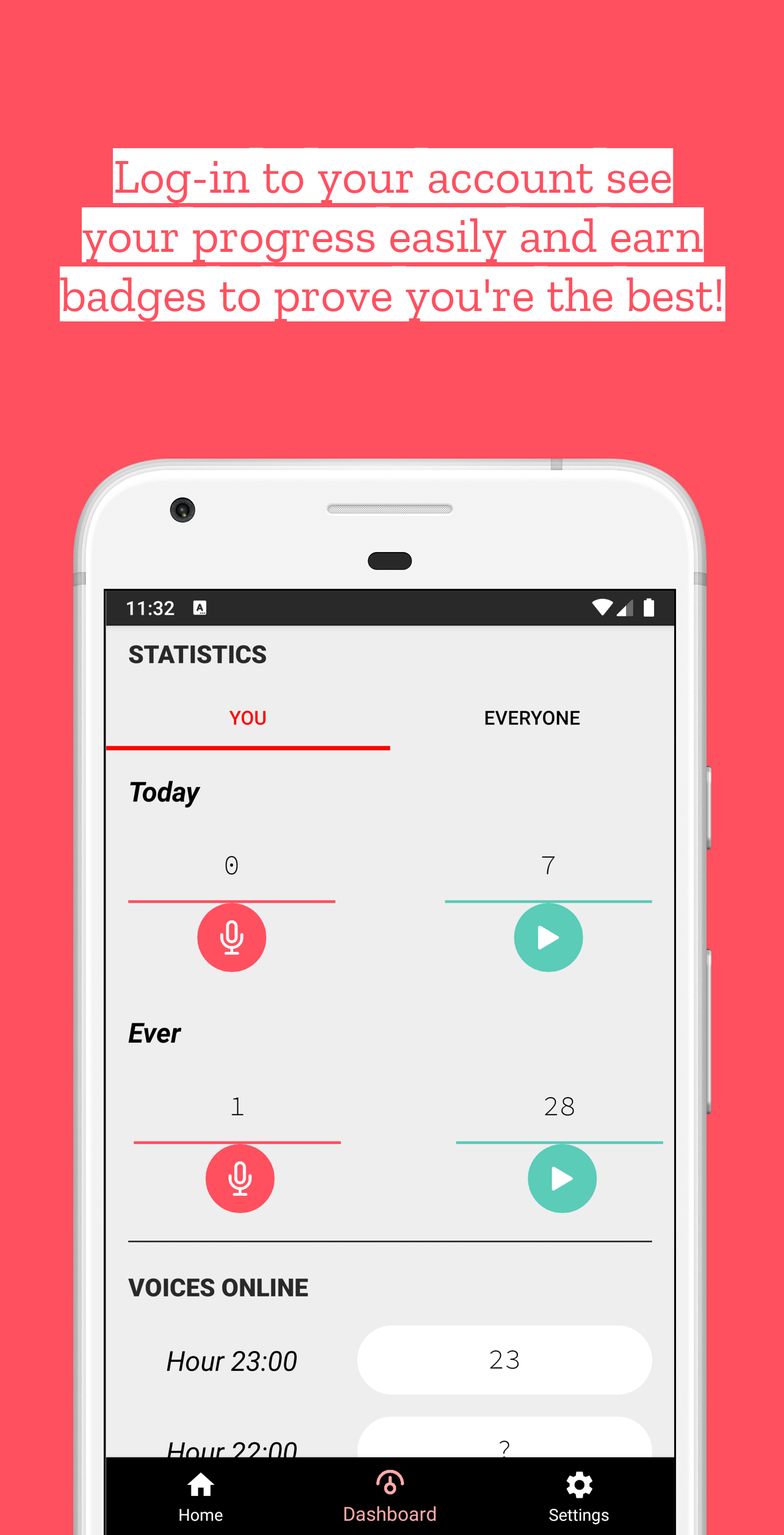
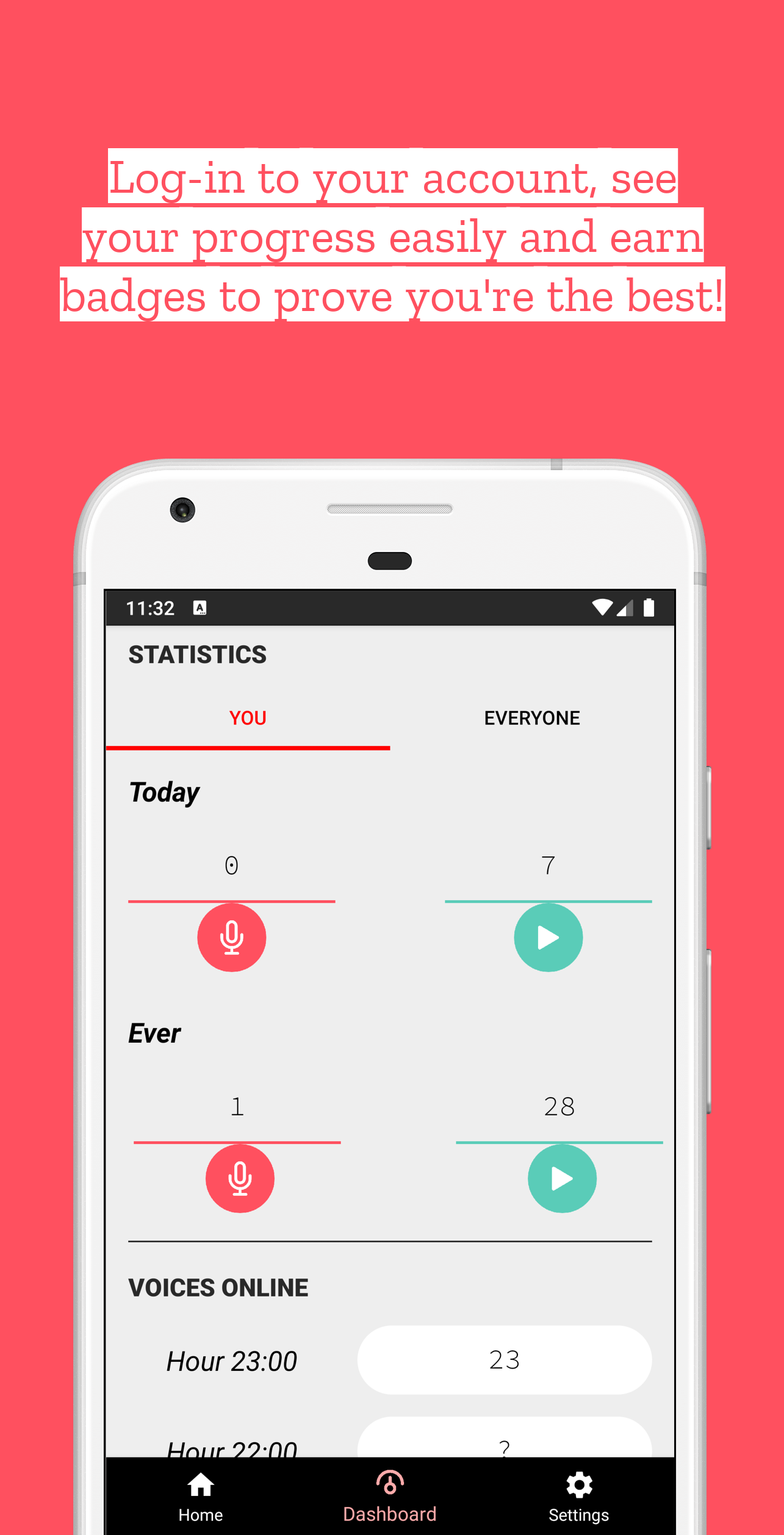
Two versions of the same layered image (784x1535). Layer-by-layer changes:
painted on "Text" over [107, 147, 679, 204]
